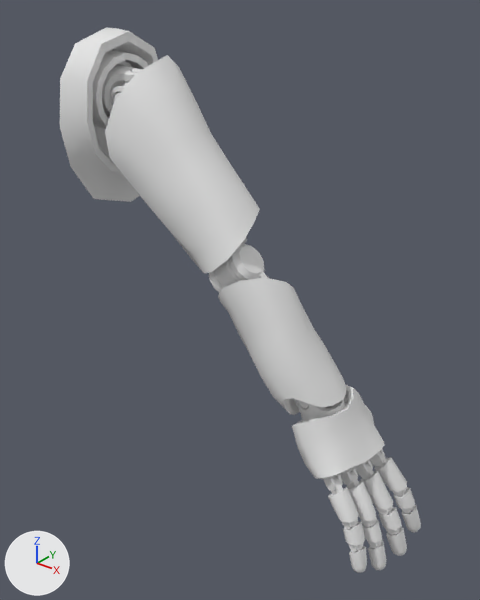
Renders of the FBX model Assets/3Dmodels/3Dmodels_Bodies/3Dmodels_Bodies_WonderBodies/3Dmodels_Bodies_WonderBodies_Males/3Dmodel_Body_WonderBody_Male_Normal/3Dmodel_Body_WonderBody_Male_Normal_ArmRight.fbx from each side of a commit.
Before and after are seen from a 50 mm lens placed at (0.921, -0.676, 1.549), pointed at (0.391, -0.014, 1.139). Every picture has the same lights, and +X, +Y and +Z are marked at lower left. The picture after the commit comes second.

The first picture shows 'Body_WonderBody_Male_Normal_ArmRight'.
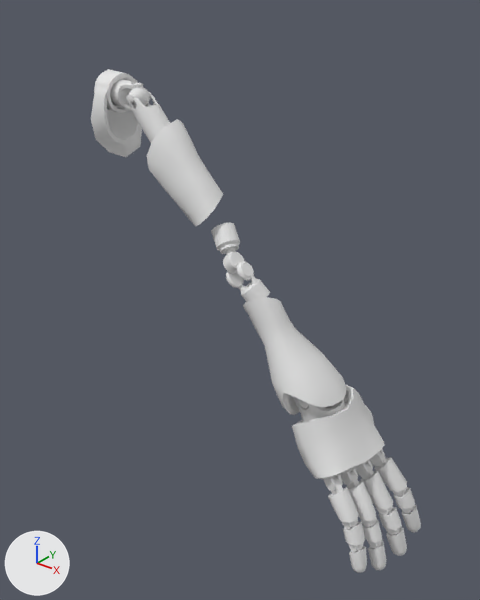
The newer file adds a shape key; the second version is drawn at full value of the shape key 'BlendShape_Sleeves_Default' of 'Body_WonderBody_Male_Normal_ArmRight', and the change is written as the vertex moves it makes.

What differs and where, as boxes (x1, y1, x2, y2) in the pictures (480 x 600 px; the box of a moved part takes in the faces that stretch with it):
'Body_WonderBody_Male_Normal_ArmRight', reshaped (9% narrower, 8% shorter)
    before: (60, 27, 421, 573)
    after: (91, 69, 421, 573)
part 1 of me_body_wonderbody_male_normal_armright, moved or reshaped
    before: (92, 50, 148, 129)
    after: (94, 69, 135, 113)
part 2 of me_body_wonderbody_male_normal_armright, moved or reshaped (mostly hidden before)
    before: (113, 68, 142, 101)
    after: (127, 82, 151, 107)
part 3 of me_body_wonderbody_male_normal_armright, moved or reshaped
    before: (101, 64, 137, 117)
    after: (110, 79, 136, 109)
part 4 of me_body_wonderbody_male_normal_armright, moved or reshaped (mostly hidden before)
    before: (111, 86, 126, 104)
    after: (129, 95, 170, 143)
part 5 of me_body_wonderbody_male_normal_armright, moved or reshaped
    before: (105, 55, 260, 273)
    after: (147, 119, 223, 226)
part 6 of me_body_wonderbody_male_normal_armright, moved or reshaped
    before: (209, 243, 268, 293)
    after: (226, 261, 270, 302)
part 7 of me_body_wonderbody_male_normal_armright, moved or reshaped
    before: (215, 238, 247, 288)
    after: (211, 222, 245, 274)
part 8 of me_body_wonderbody_male_normal_armright, moved or reshaped
    before: (218, 278, 342, 412)
    after: (243, 297, 342, 412)
part 9 of me_body_wonderbody_male_normal_armright, moved or reshaped
    before: (60, 27, 158, 202)
    after: (91, 76, 142, 157)

The change, as a list of edits to the scene's bpy script:
```text
Change me_body_wonderbody_male_normal_armright:
    used by ob_body_wonderbody_male_normal_armright; location = (0.0, 0.0, 0.0); rotation_euler = (0.0, 0.0, 3.142), in degrees (0, 0, 180)
    remove me_body_wonderbody_male_normal_armright.from_pydata(...)  # 3015 vertices, 3299 faces; spans x -0.676..-0.105, y -0.091..0.102, z 0.821..1.487
    add me_body_wonderbody_male_normal_armright.from_pydata(...)  # 3015 vertices, 3299 faces; spans x -0.676..-0.134, y -0.091..0.09, z 0.821..1.431
    me_body_wonderbody_male_normal_armright part 1: the loose piece of 65 vertices spanning x -0.191..-0.125, y -0.042..0.07, z 1.344..1.461 is scaled about its middle by 0.5, then moved by (-0.006, 0.0, 0.0)
    me_body_wonderbody_male_normal_armright part 2: the loose piece of 155 vertices spanning x -0.24..-0.183, y -0.024..0.052, z 1.36..1.437 is scaled about its middle by 0.5, then moved by (0.0, 0.0, 0.001)
    me_body_wonderbody_male_normal_armright part 3: the loose piece of 161 vertices spanning x -0.233..-0.117, y -0.024..0.052, z 1.359..1.444 is scaled about its middle by 0.5, then moved by (-0.01, 0.0, -0.001)
    me_body_wonderbody_male_normal_armright part 4: the loose piece of 161 vertices spanning x -0.322..-0.193, y -0.024..0.052, z 1.279..1.417 is scaled about its middle by 0.5, then moved by (0.017, 0.0, 0.018)
    me_body_wonderbody_male_normal_armright part 5: the loose piece of 129 vertices spanning x -0.423..-0.21, y -0.047..0.081, z 1.185..1.458 is scaled about its middle by 0.5, then moved by (0.007, 0.001, -0.012)
    me_body_wonderbody_male_normal_armright part 6: the loose piece of 174 vertices spanning x -0.482..-0.36, y -0.021..0.059, z 1.104..1.231 is scaled about its middle by 0.5, then moved by (0.006, 0.005, 0.007)
    me_body_wonderbody_male_normal_armright part 7: the loose piece of 112 vertices spanning x -0.427..-0.309, y -0.033..0.059, z 1.164..1.291 is scaled about its middle by 0.5, then moved by (-0.008, 0.006, -0.009)
    me_body_wonderbody_male_normal_armright part 8: 202 of 3015 vertices moved; they spanned x -0.542..-0.381, y -0.041..0.075, z 1.028..1.203 and now span x -0.541..-0.413, y -0.035..0.066, z 1.029..1.169; mean shift (0.004, 0.001, 0.005); largest move (-0.469, -0.038, 1.064) -> (-0.457, -0.008, 1.099)
    me_body_wonderbody_male_normal_armright part 9: 61 of 3015 vertices moved; they spanned x -0.193..-0.105, y -0.091..0.102, z 1.238..1.487 and now span x -0.178..-0.134, y -0.041..0.056, z 1.307..1.429; mean shift (0.0, 0.0, -0.001); largest move (-0.162, -0.064, 1.251) -> (-0.166, -0.024, 1.317)
```
